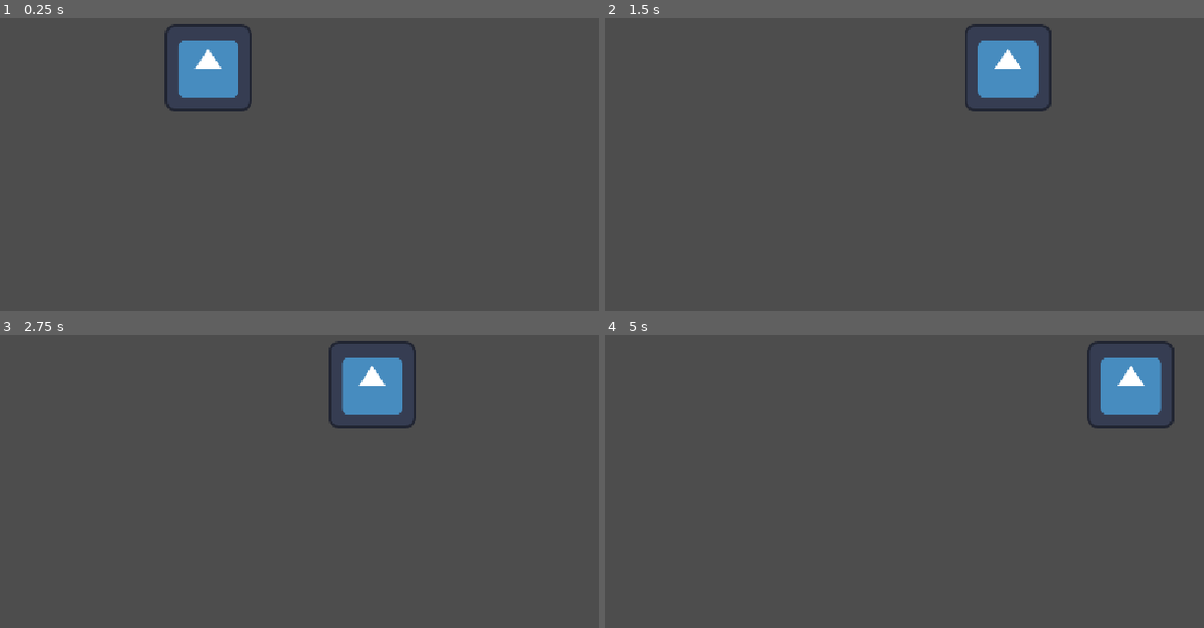
Above: before the commit, frames 1-4 (two rows, left to right).
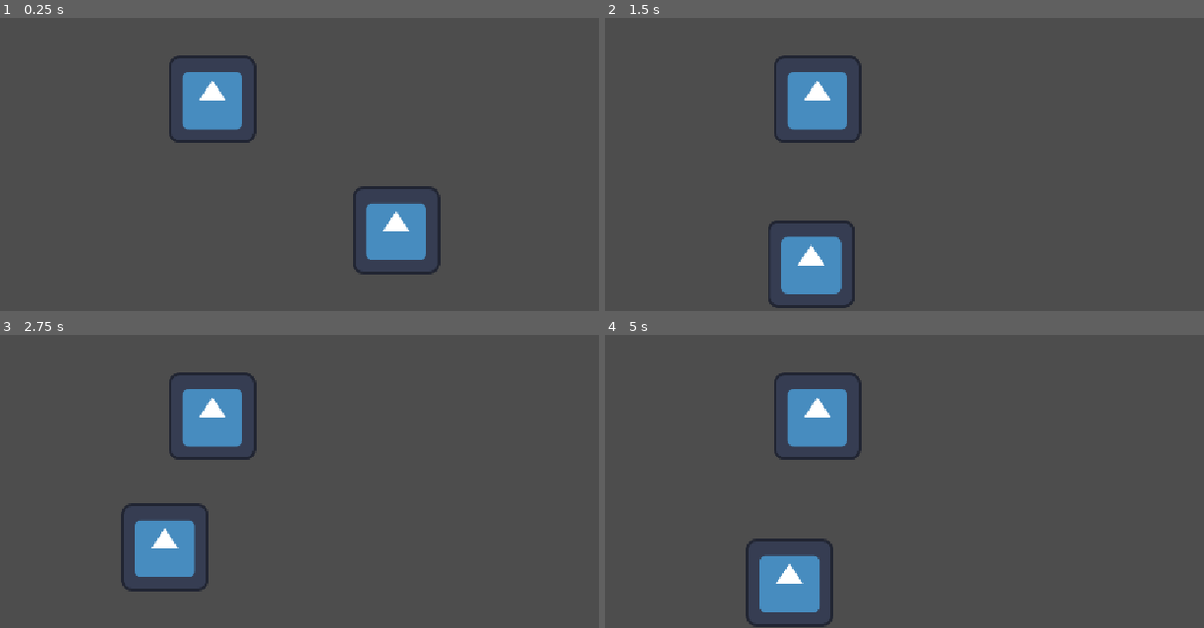
Above: after the commit, the same moments.

Repository: TontonR/GodotSintesi
Game: Godot game, scene res://icon.tscn
Two runs of this game, one before a commit and one after it. Both use one fixed random seed, a clock stepped at 60 frames per second and the inputs below. The engine's default icon, where the game draws it, is replaced by a stand-in: a white triangle on a blue panel in a dark square.
Inputs:
- Up to frame 1 (0.25 s): no input
- Up to frame 2 (1.5 s): tap Enter at 0.5 s; hold Space 0.53-1.28 s; hold D from 0.53 s (still down); tap Space at 1.35 s
- Up to frame 3 (2.75 s): tap Space at 1.52, 1.82 s; release D at 2.03 s; hold A from 2.03 s (still down); hold Space from 2.03 s (still down)
- Up to frame 4 (5 s): release A at 2.78 s; release Space at 2.78 s; hold D 2.78-4.28 s; tap Space at 2.85, 3.02, 3.32, 4.35, 4.52, 4.82 s; hold Space 3.53-4.28 s; hold A from 4.28 s (still down)

The runs differ from the first frame. In frame 1, 5.7% of the frame differs, in the area x 27-74%, y 2-88%; in frame 2, 7.5%; in frame 3, 7.4%; in frame 4, 7.6%, in the area x 23-96%, y 2-100%.

Commit message:
player movement

Diff:
--- a/icon.tscn
+++ b/icon.tscn
@@ -3,7 +3,17 @@
 [ext_resource type="Texture2D" uid="uid://ddxmxgyyfy8mn" path="res://icon.svg" id="1_hqyvl"]
 [ext_resource type="Script" uid="uid://cvrd6cgoqhjnk" path="res://iconmove.gd" id="2_otv2m"]
 
-[node name="Icon" type="Sprite2D" unique_id=186167435]
-position = Vector2(580, 292)
+[node name="game" type="Node2D" unique_id=2045042830]
+
+[node name="Sprite2D" type="Sprite2D" parent="." unique_id=509395075]
+position = Vector2(580, 339)
 texture = ExtResource("1_hqyvl")
 script = ExtResource("2_otv2m")
+
+[node name="Camera2D" type="Camera2D" parent="Sprite2D" unique_id=538592367]
+position = Vector2(-10, -14)
+limit_smoothed = true
+
+[node name="Icon" type="Sprite2D" parent="." unique_id=1424739840]
+position = Vector2(849, 531)
+texture = ExtResource("1_hqyvl")
--- a/iconmove.gd
+++ b/iconmove.gd
@@ -1,16 +1,93 @@
 extends Sprite2D
 
-# Velocidad de movimiento en píxeles por segundo
-@export var velocity: float = 300.0
+# Velocidad máxima horizontal en píxeles por segundo
+@export var move_speed: float = 320.0
+# Aceleración al acelerar / frenar (suaviza el movimiento)
+@export var acceleration: float = 1800.0
+@export var friction: float = 2400.0
+# Salto y gravedad
+@export var jump_velocity: float = -650.0
+@export var gravity: float = 1800.0
+# Al caer la gravedad es mayor: el salto se siente más ágil
+@export var fall_gravity_multiplier: float = 1.6
+# Margen para saltar justo después de dejar el suelo
+@export var coyote_time: float = 0.1
+# Margen para registrar el salto pulsado un poco antes de tocar suelo
+@export var jump_buffer_time: float = 0.12
 
-func _process(delta: float) -> void:
-	# Detectamos la dirección horizontal (-1 izquierda, +1 derecha, 0 quieto)
-	var direction = 0.0
+var _velocity: Vector2 = Vector2.ZERO
+var _ground_y: float = 0.0
+var _is_on_floor: bool = false
+var _coyote_timer: float = 0.0
+var _jump_buffer_timer: float = 0.0
+var _jump_was_pressed: bool = false
 
-	if Input.is_key_pressed(KEY_D):
+func _ready() -> void:
+	# El suelo es la altura inicial del sprite
+	_ground_y = position.y
+
+func _physics_process(delta: float) -> void:
+	# --- Movimiento horizontal con aceleración y rozamiento ---
+	var direction: float = 0.0
+	if Input.is_key_pressed(KEY_D) or Input.is_key_pressed(KEY_RIGHT):
 		direction += 1.0
-	if Input.is_key_pressed(KEY_A):
+	if Input.is_key_pressed(KEY_A) or Input.is_key_pressed(KEY_LEFT):
 		direction -= 1.0
 
-	# Aplicamos el movimiento directamente a la posición de este Sprite
-	position.x += direction * velocity * delta
+	if direction != 0.0:
+		_velocity.x = move_toward(_velocity.x, direction * move_speed, acceleration * delta)
+	else:
+		_velocity.x = move_toward(_velocity.x, 0.0, friction * delta)
+
+	# --- Salto ---
+	var jump_pressed: bool = Input.is_key_pressed(KEY_SPACE) or Input.is_key_pressed(KEY_W) or Input.is_key_pressed(KEY_UP)
+	var jump_just_pressed: bool = jump_pressed and not _jump_was_pressed
+
+	# Buffer: recuerda la pulsación unos instantes
+	if jump_just_pressed:
+		_jump_buffer_timer = jump_buffer_time
+	else:
+		_jump_buffer_timer = maxf(_jump_buffer_timer - delta, 0.0)
+
+	# Coyote time: unos instantes después de dejar el suelo
+	if _is_on_floor:
+		_coyote_timer = coyote_time
+	else:
+		_coyote_timer = maxf(_coyote_timer - delta, 0.0)
+
+	if _jump_buffer_timer > 0.0 and _coyote_timer > 0.0:
+		_velocity.y = jump_velocity
+		_jump_buffer_timer = 0.0
+		_coyote_timer = 0.0
+
+	# Salto variable: si sueltas pronto, el salto es más corto
+	if not jump_pressed and _jump_was_pressed and _velocity.y < 0.0:
+		_velocity.y *= 0.45
+	_jump_was_pressed = jump_pressed
+
+	# --- Gravedad ---
+	var current_gravity: float = gravity
+	if _velocity.y > 0.0:
+		current_gravity *= fall_gravity_multiplier
+	_velocity.y += current_gravity * delta
+
+	# --- Integración del movimiento ---
+	position += _velocity * delta
+
+	# --- Colisión con el suelo ---
+	_is_on_floor = false
+	if position.y >= _ground_y:
+		position.y = _ground_y
+		if _velocity.y > 0.0:
+			_velocity.y = 0.0
+		_is_on_floor = true
+
+	# --- Límites horizontales de la pantalla ---
+	var half_width: float = texture.get_width() * 0.5 * scale.x
+	var view_width: float = get_viewport_rect().size.x
+	if position.x < half_width:
+		position.x = half_width
+		_velocity.x = maxf(_velocity.x, 0.0)
+	elif position.x > view_width - half_width:
+		position.x = view_width - half_width
+		_velocity.x = minf(_velocity.x, 0.0)
